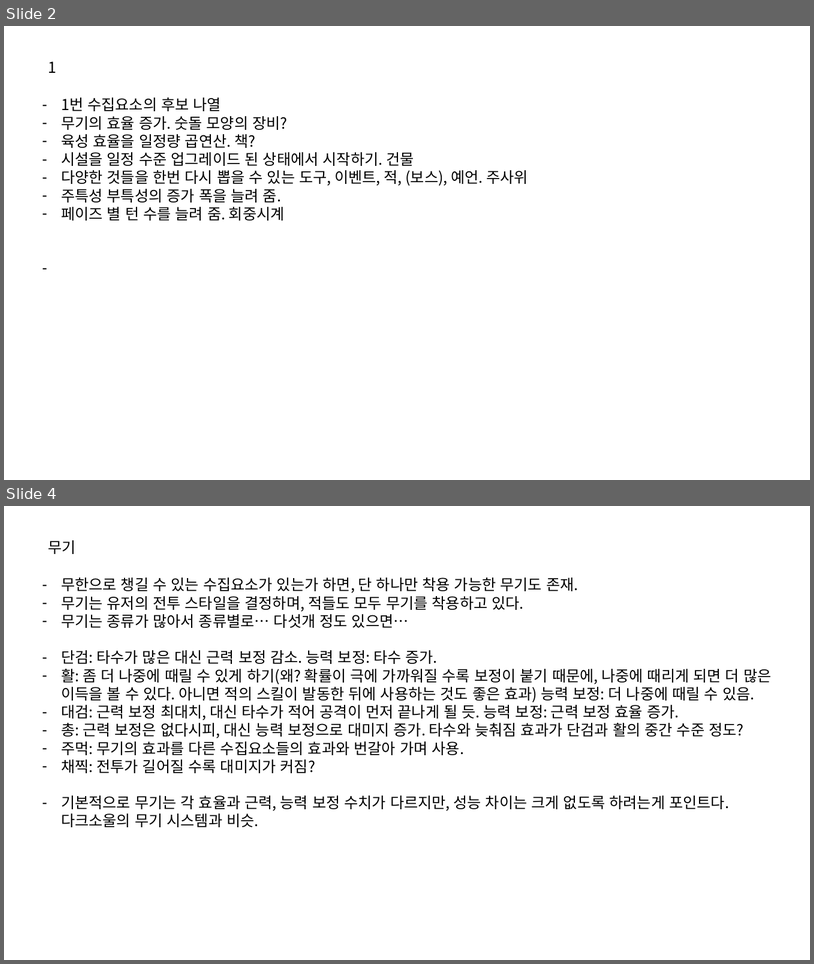
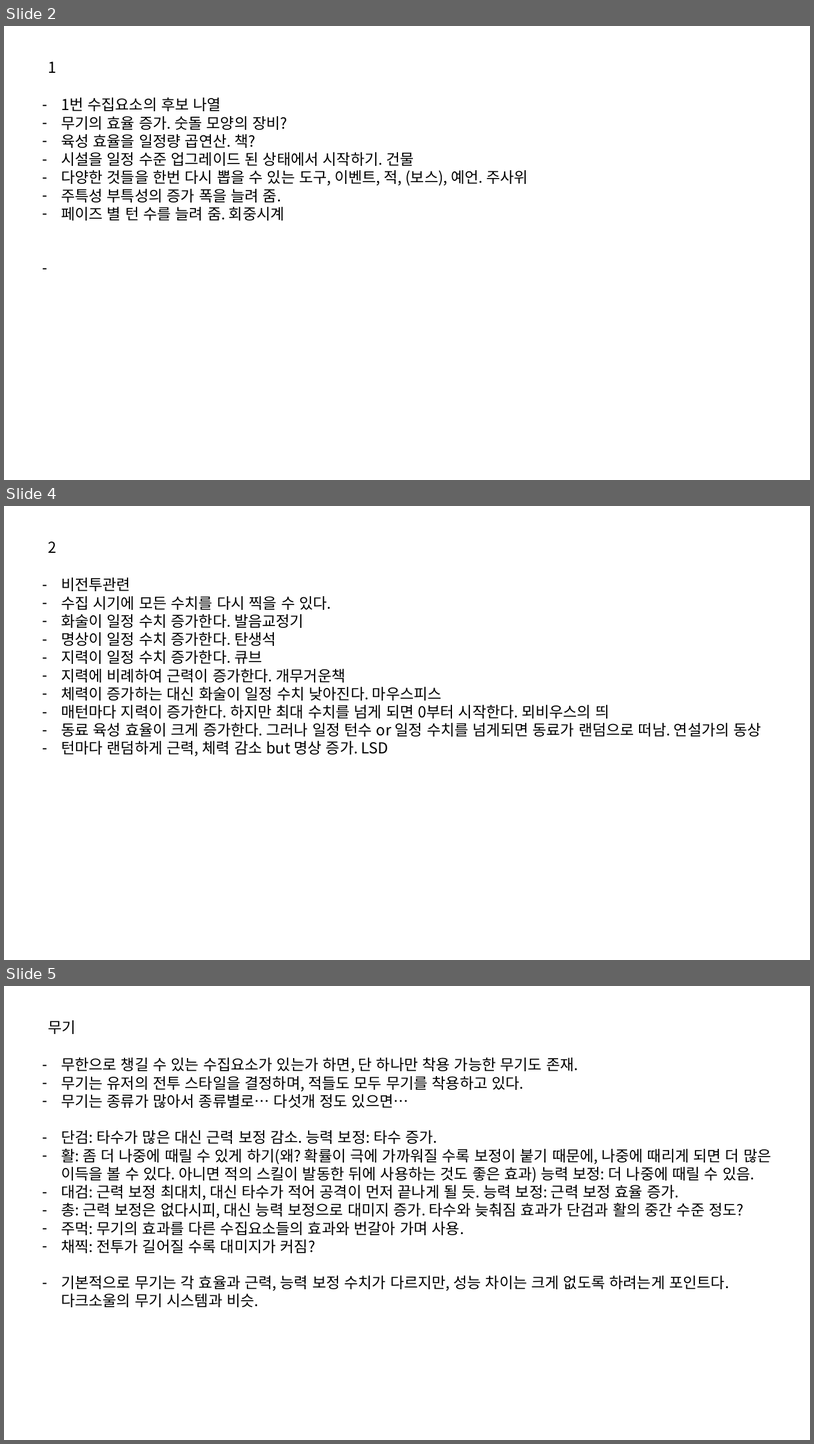
Before and after one commit to IdfKLeh/capstone, a slide deck: 수집요소.pptx. Shown one above the other, each under a label of ours: slides 2 and 4 before the commit, slides 2, 4 and 5 after it; the slides between them are not shown. The pictures are 814x964 and 814x1444 pixels, drawn with LibreOffice and Linux fonts; fonts in the diff are those of the drawing. Boxes give left, top, right and bottom in pixels: in the first picture for what was removed or moved away, otherwise in the second. Text is boxed around its words. In the diff, an @@ line names an element or a change of style, - is before the commit and + after.

```diff
--- a/수집요소.pptx
+++ b/수집요소.pptx
@@ slide 4 added at [4,506,810,960], background #FFFFFF @@
@@ text added at [48,541,56,553], 18 pt, text #000000 @@
+2
@@ text added at [61,577,762,756], 18 pt, text #000000 @@
+– 비전투관련
+– 수집 시기에 모든 수치를 다시 찍을 수 있다.
+– 화술이 일정 수치 증가한다. 발음교정기
+– 명상이 일정 수치 증가한다. 탄생석
+– 지력이 일정 수치 증가한다. 큐브
+– 지력에 비례하여 근력이 증가한다. 개무거운책
+– 체력이 증가하는 대신 화술이 일정 수치 낮아진다. 마우스피스
+– 매턴마다 지력이 증가한다. 하지만 최대 수치를 넘게 되면 0부터 시작한다. 뫼비우스의 띄
+– 동료 육성 효율이 크게 증가한다. 그러나 일정 턴수 or 일정 수치를 넘게되면 동료가 랜덤으로 떠남. 연설가의 동상
+– 턴마다 랜덤하게 근력, 체력 감소 but 명상 증가. LSD
@@ what was slide 4 is now slide 5 @@
```
Also in this commit, not shown: 4 slides changed, 3 other files.
